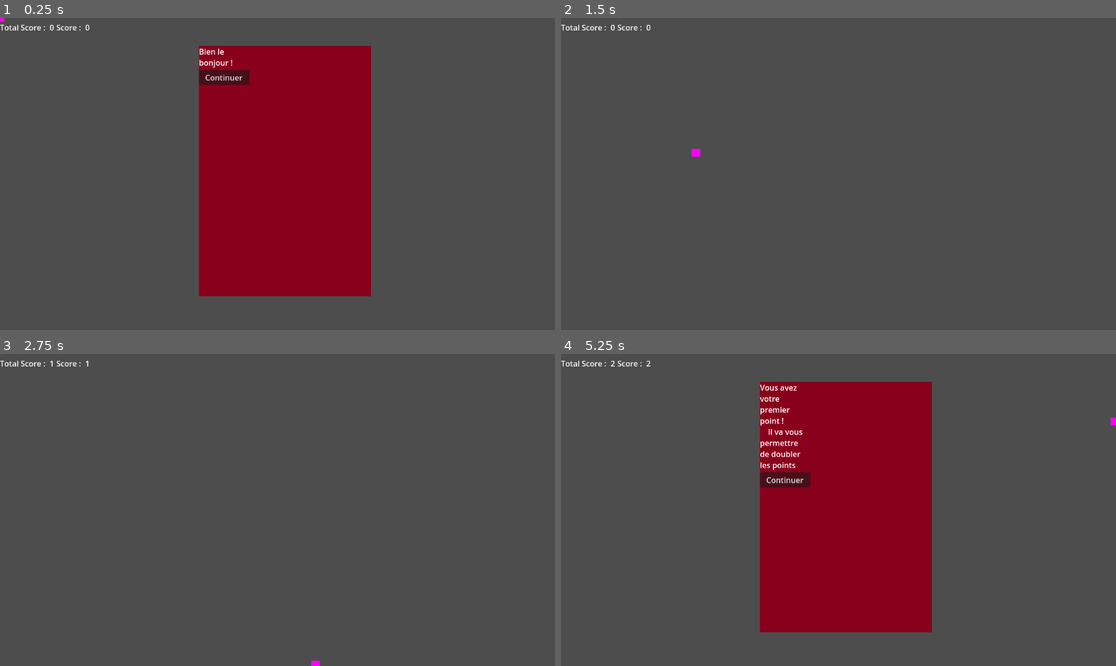
Above: before the commit, frames 1-4 (two rows, left to right).
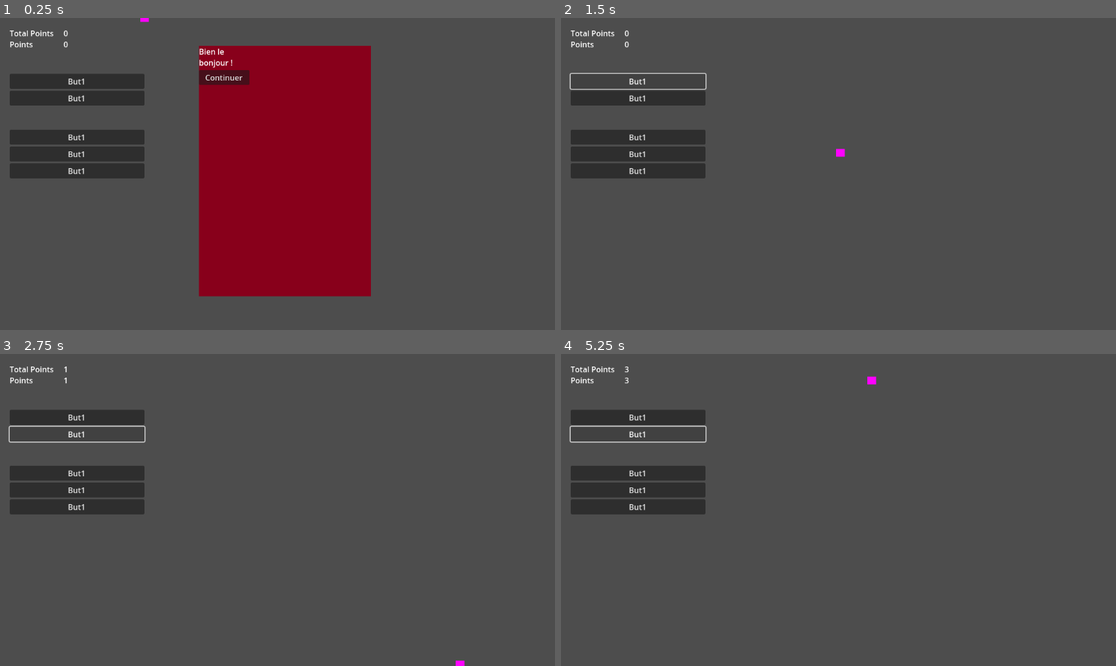
Above: after the commit, the same moments.

Repository: Niksune/Baby-Evolve-Minigame
Game: Godot game, scene res://Scenes/Game/Game.tscn
Two runs of this game, one before a commit and one after it. Both use one fixed random seed, a clock stepped at 60 frames per second and the inputs below.
Inputs (mouse positions are in pixels of both pictures, inside the frame that each line leads up to):
- Up to frame 1 (0.25 s): no input
- Up to frame 2 (1.5 s): click "Continuer" at 0.5 s; click (638, 80) at 1.25 s, where only the run after the commit has a clickable "But1"
- Up to frame 3 (2.75 s): click (77, 435) at 2 s, where only the run after the commit has a clickable "But1"
- Up to frame 4 (5.25 s): click (638, 506) at 2.75 s, where only the run after the commit has a clickable "But1"; click (783, 478) at 3.5 s, where only the run after the commit has a clickable "Continuer"; click (638, 416) at 4.25 s, where only the run after the commit has a clickable "But1"; click (638, 435) at 5 s, where only the run after the commit has a clickable "But1"

The runs differ from the first frame. In frame 1, 5.9% of the frame differs, in the area x 0-27%, y 0-52%; in frame 2, 5.1%; in frame 3, 5.1%; in frame 4, 30%, in the area x 0-100%, y 2-90%.

Commit message:
Work on the menu

Diff:
--- a/Scenes/BallGame/Ball.gd
+++ b/Scenes/BallGame/Ball.gd
@@ -4,7 +4,7 @@
 var speed = 300.0
 var direction := Vector2(1.0,1.0)
 
-@export var max_x = 1152
+@export var max_x = 852
 @export var max_y = 648
 
 signal ball_wall_bounce()
--- a/Scenes/Game/Game.tscn
+++ b/Scenes/Game/Game.tscn
@@ -12,6 +12,7 @@
 unique_name_in_owner = true
 
 [node name="BallGame" parent="." instance=ExtResource("3_ixc25")]
+position = Vector2(300, 0)
 
 [node name="ScoreManager" type="Node" parent="."]
 unique_name_in_owner = true
--- a/Scenes/UI/UI.tscn
+++ b/Scenes/UI/UI.tscn
@@ -7,26 +7,6 @@
 
 [node name="UI" type="Node2D"]
 script = ExtResource("1_gf8fs")
-
-[node name="Menu" type="HBoxContainer" parent="."]
-offset_right = 40.0
-offset_bottom = 40.0
-
-[node name="FixTotalScoreLabel" type="Label" parent="Menu"]
-layout_mode = 2
-text = "Total Score : "
-
-[node name="TotalPointsLabel" type="Label" parent="Menu"]
-unique_name_in_owner = true
-layout_mode = 2
-
-[node name="FixScoreLabel" type="Label" parent="Menu"]
-layout_mode = 2
-text = "Score : "
-
-[node name="CurrentPointsLabel" type="Label" parent="Menu"]
-unique_name_in_owner = true
-layout_mode = 2
 
 [node name="DialogManager" type="Node" parent="."]
 unique_name_in_owner = true
@@ -39,3 +19,64 @@
 [node name="TextsNode" type="Node" parent="DialogManager/DialogBox"]
 unique_name_in_owner = true
 script = ExtResource("3_gt53a")
+
+[node name="MarginContainer" type="MarginContainer" parent="."]
+offset_right = 300.0
+offset_bottom = 648.0
+theme_override_constants/margin_left = 20
+theme_override_constants/margin_top = 20
+
+[node name="Menu" type="VBoxContainer" parent="MarginContainer"]
+layout_mode = 2
+theme_override_constants/separation = 50
+
+[node name="ScoreBoard" type="GridContainer" parent="MarginContainer/Menu"]
+layout_mode = 2
+theme_override_constants/h_separation = 20
+theme_override_constants/v_separation = 0
+columns = 2
+
+[node name="FixTotalPointsLabel" type="Label" parent="MarginContainer/Menu/ScoreBoard"]
+layout_mode = 2
+text = "Total Points
+"
+
+[node name="TotalPointsLabel" type="Label" parent="MarginContainer/Menu/ScoreBoard"]
+unique_name_in_owner = true
+layout_mode = 2
+text = "0"
+
+[node name="FixPointsLabel" type="Label" parent="MarginContainer/Menu/ScoreBoard"]
+layout_mode = 2
+text = "Points"
+
+[node name="CurrentPointsLabel" type="Label" parent="MarginContainer/Menu/ScoreBoard"]
+unique_name_in_owner = true
+layout_mode = 2
+text = "0"
+
+[node name="EvolveList" type="VBoxContainer" parent="MarginContainer/Menu"]
+layout_mode = 2
+
+[node name="Button" type="Button" parent="MarginContainer/Menu/EvolveList"]
+layout_mode = 2
+text = "But1"
+
+[node name="Button2" type="Button" parent="MarginContainer/Menu/EvolveList"]
+layout_mode = 2
+text = "But1"
+
+[node name="EvolveList2" type="VBoxContainer" parent="MarginContainer/Menu"]
+layout_mode = 2
+
+[node name="Button" type="Button" parent="MarginContainer/Menu/EvolveList2"]
+layout_mode = 2
+text = "But1"
+
+[node name="Button2" type="Button" parent="MarginContainer/Menu/EvolveList2"]
+layout_mode = 2
+text = "But1"
+
+[node name="Button3" type="Button" parent="MarginContainer/Menu/EvolveList2"]
+layout_mode = 2
+text = "But1"
